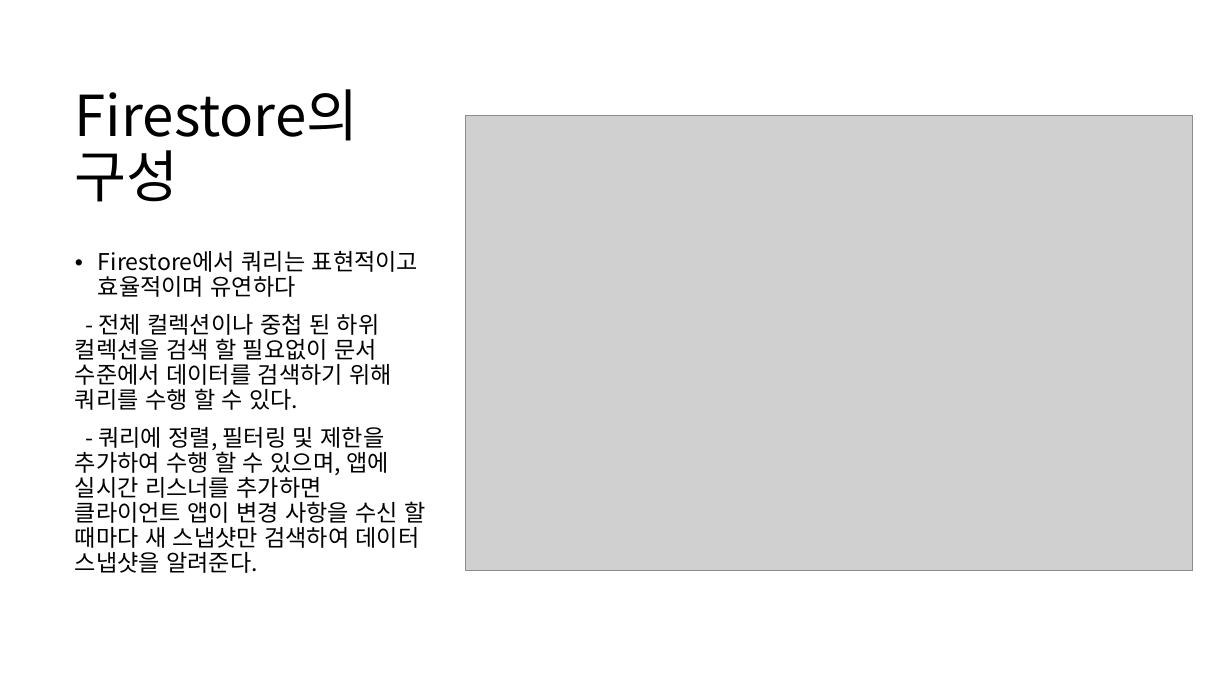
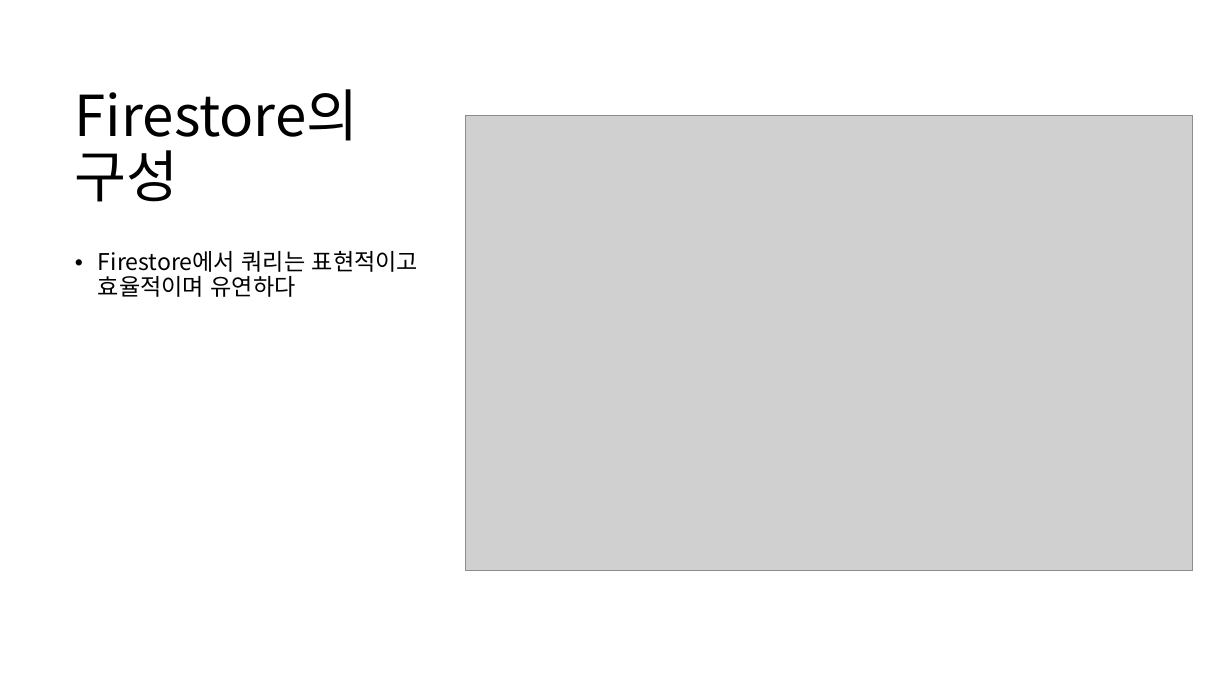
Before and after one commit to popuyaha/gcp-bootstrap-client, a slide deck: slide 4 of GCP기반 Serverless 아키텍쳐.pptx. Drawn at 1232x693 pixels with LibreOffice and Linux fonts; fonts in the diff are those of the drawing; grey boxes stand for pictures. Boxes give left, top, right and bottom in pixels: in the first picture for what was removed or moved away, otherwise in the second. Text is boxed around its words. In the diff, an @@ line names an element or a change of style, - is before the commit and + after.

Commit message:
문서

```diff
--- a/GCP기반 Serverless 아키텍쳐.pptx
+++ b/GCP기반 Serverless 아키텍쳐.pptx
@@ text at (75,313,426,573): paragraphs removed @@
-- 전체 컬렉션이나 중첩 된 하위 컬렉션을 검색 할 필요없이 문서 수준에서 데이터를 검색하기 위해 쿼리를 수행 할 수 있다.
-- 쿼리에 정렬, 필터링 및 제한을 추가하여 수행 할 수 있으며, 앱에 실시간 리스너를 추가하면 클라이언트 앱이 변경 사항을 수신 할 때마다 새 스냅샷만 검색하여 데이터 스냅샷을 알려준다.
```
Also in this commit, not shown: 5 other slides changed, 3 slides added, 1 other file.
